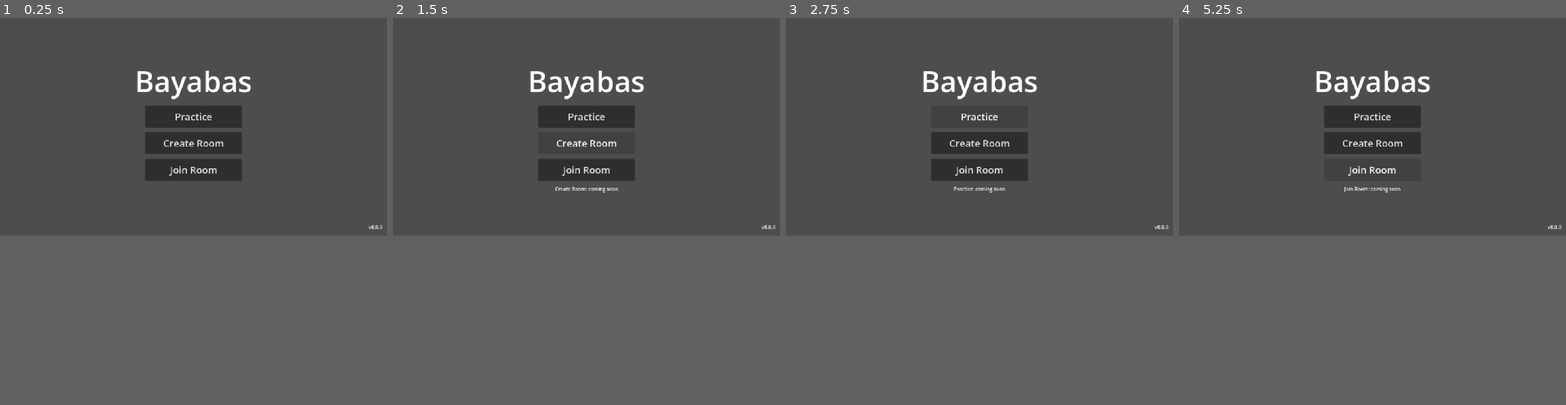
Above: before the commit, frames 1-4 (left to right).
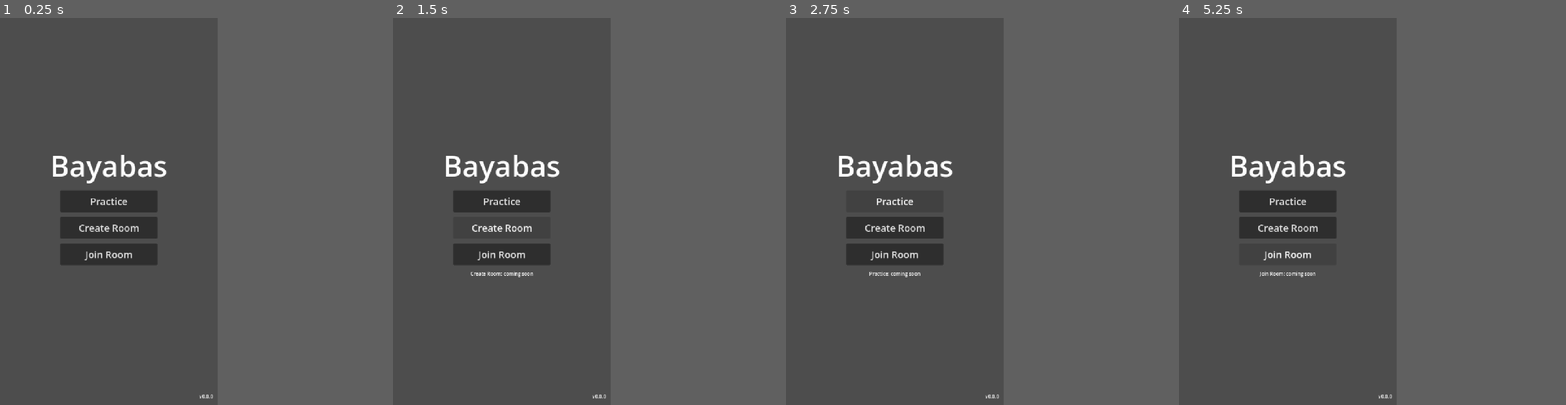
Above: after the commit, the same moments.

Repository: earl-gh/bayabas
Game: Godot game, scene res://scenes/ui/title_screen.tscn
Two runs of this game, one before a commit and one after it. Both use one fixed random seed, a clock stepped at 60 frames per second and the inputs below.
Inputs:
- Up to frame 1 (0.25 s): no input
- Up to frame 2 (1.5 s): click "Practice" at 0.5 s; click "Create Room" at 1.25 s
- Up to frame 3 (2.75 s): click "Practice" at 2 s
- Up to frame 4 (5.25 s): click "Create Room" at 2.75 s; click "Practice" at 3.5 s; click "Create Room" at 4.25 s; click "Join Room" at 5 s
In our replay, the window is 800x450 before the commit and 450x800 after it. These sizes can differ from the game's own. Grey fills any space a smaller window leaves; there, only what the larger window draws over its background counts as a difference.

The runs differ from the first frame. In frame 1, 9.4% of the frame differs, in the area x 13-99%, y 13-99%; in frame 2, 7.2%; in frame 3, 7.0%; in frame 4, 7.3%.

Commit message:
docs: make Bayabas a portrait (vertical) MOBA; set project and Android to portrait
Co-Authored-By: Claude Sonnet 5.5 <noreply@anthropic.com>
Claude-Session: https://claude.ai/code/session_01Vpde5vHZTWw1h4wGUTJzwu

Diff:
--- a/project.godot
+++ b/project.godot
@@ -36,11 +36,11 @@
 
 [display]
 
-window/size/viewport_width=1280
-window/size/viewport_height=720
+window/size/viewport_width=720
+window/size/viewport_height=1280
 window/stretch/mode="canvas_items"
 window/stretch/aspect="expand"
-window/handheld/orientation=0
+window/handheld/orientation=1
 
 [rendering]
 
Not shown, changed: export_presets.cfg
Not shown, changed: CLAUDE.md
Not shown, changed: docs/GDD.md
Not shown, changed: docs/HANDOFF.md
Not shown, changed: docs/PROJECT.md
